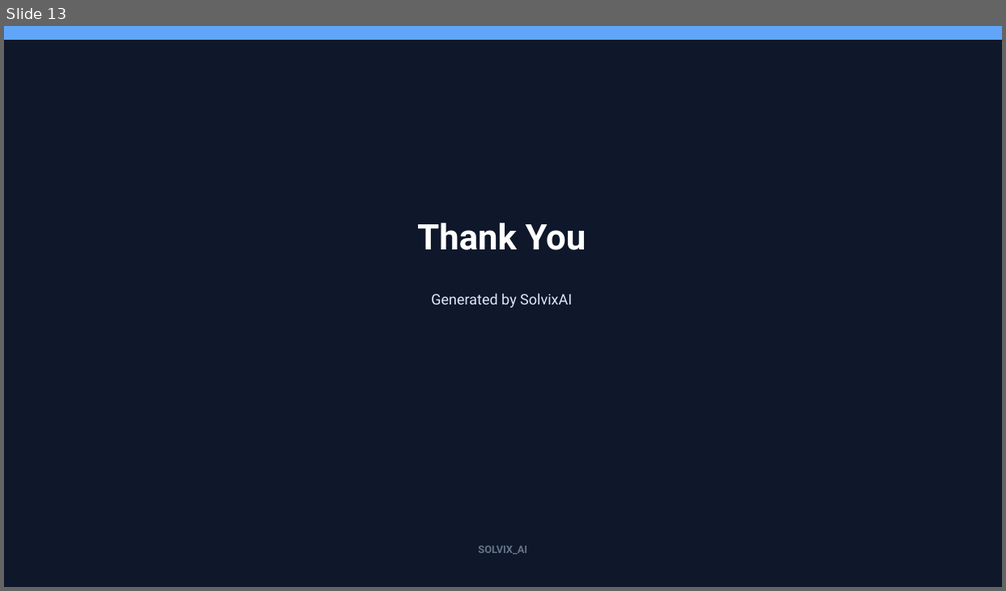
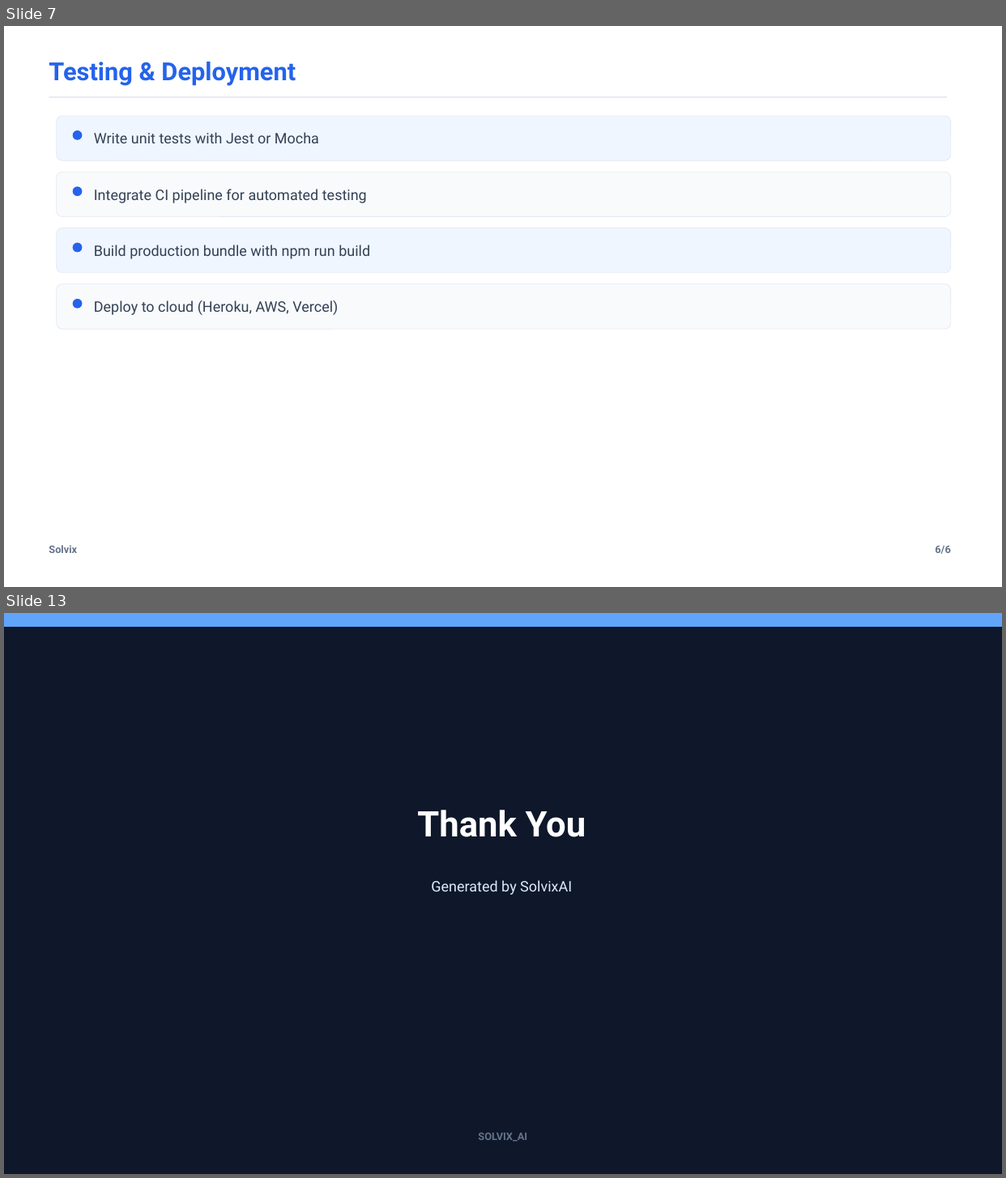
Before and after one commit to SirajAbid17/Solvix, a slide deck: backend/services/agent/presentation.pptx. Shown one above the other, each under a label of ours: slide 13 before the commit, slides 7 and 13 after it; the slides between them are not shown. The pictures are 1006x591 and 1006x1178 pixels, drawn with LibreOffice and Linux fonts; fonts in the diff are those of the drawing. Boxes give left, top, right and bottom in pixels: in the first picture for what was removed or moved away, otherwise in the second. Text is boxed around its words. In the diff, an @@ line names an element or a change of style, - is before the commit and + after.

```diff
--- a/backend/services/agent/presentation.pptx
+++ b/backend/services/agent/presentation.pptx
@@ slide 7 added at box(4, 26, 1002, 587), background #FFFFFF @@
@@ text added at box(49, 62, 296, 86), 24 pt, text #2563EB, bold @@
+Testing & Deployment
@@ line added from (49, 97) to (948, 97), #E2E8F0 1.2 pt @@
@@ rounded rectangle added at box(57, 116, 951, 160), fill #EFF6FF, outline #E2E8F0 0.5 pt @@
@@ ellipse added at box(73, 130, 82, 139), fill #2563EB, outline #2563EB 0.5 pt @@
@@ text added at box(94, 132, 319, 143), 14 pt, text #334155 @@
+Write unit tests with Jest or Mocha
@@ rounded rectangle added at box(57, 172, 951, 217), fill #F8FAFC, outline #E2E8F0 0.5 pt @@
@@ ellipse added at box(73, 187, 82, 196), fill #2563EB, outline #2563EB 0.5 pt @@
@@ text added at box(94, 189, 367, 203), 14 pt, text #334155 @@
+Integrate CI pipeline for automated testing
@@ rounded rectangle added at box(57, 228, 951, 273), fill #EFF6FF, outline #E2E8F0 0.5 pt @@
@@ ellipse added at box(73, 243, 82, 252), fill #2563EB, outline #2563EB 0.5 pt @@
@@ text added at box(94, 245, 370, 259), 14 pt, text #334155 @@
+Build production bundle with npm run build
@@ rounded rectangle added at box(57, 284, 951, 329), fill #F8FAFC, outline #E2E8F0 0.5 pt @@
@@ ellipse added at box(73, 299, 82, 308), fill #2563EB, outline #2563EB 0.5 pt @@
@@ text added at box(94, 301, 338, 315), 14 pt, text #334155 @@
+Deploy to cloud (Heroku, AWS, Vercel)
@@ text added at box(49, 545, 77, 553), 10 pt, text #64748B, bold @@
+Solvix
@@ text added at box(935, 546, 950, 554), 10 pt, text #64748B, bold @@
+6/6
```
Also in this commit, not shown: 6 slides changed, 5 other slides added, 6 slides removed, 25 other files.
